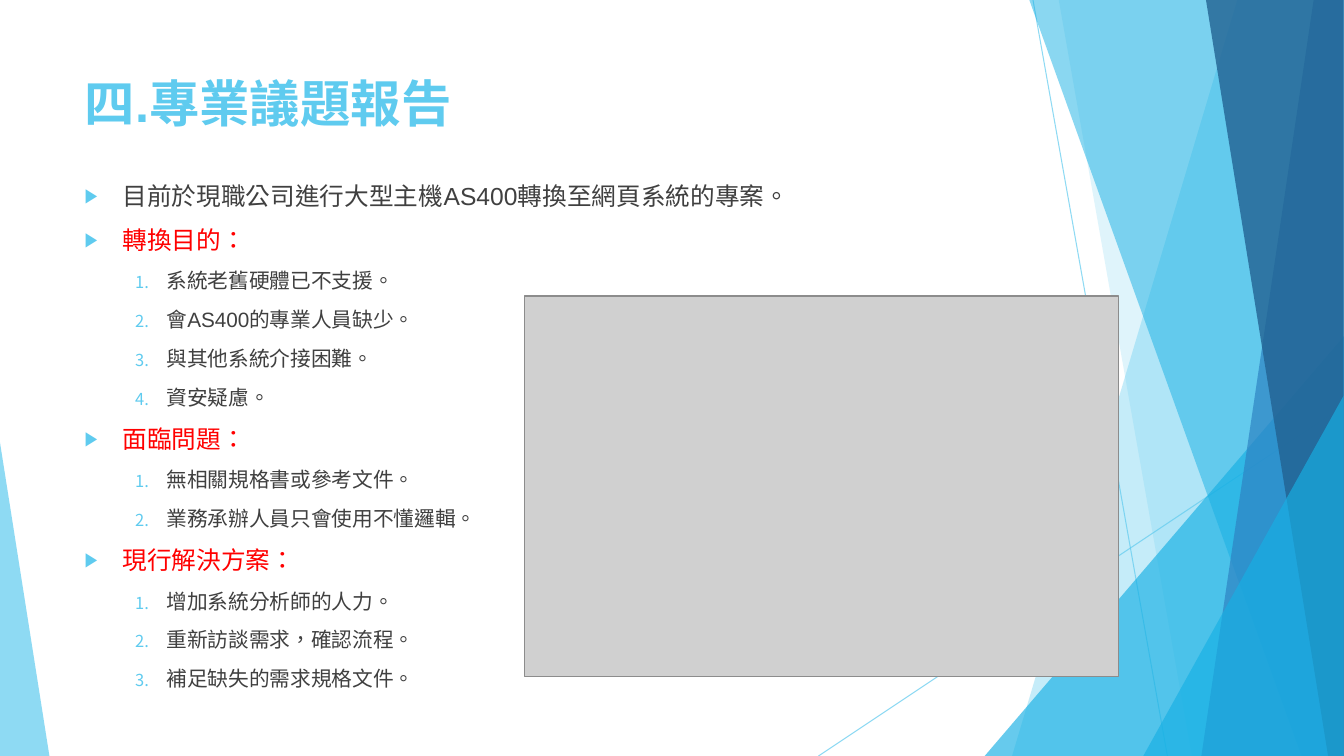
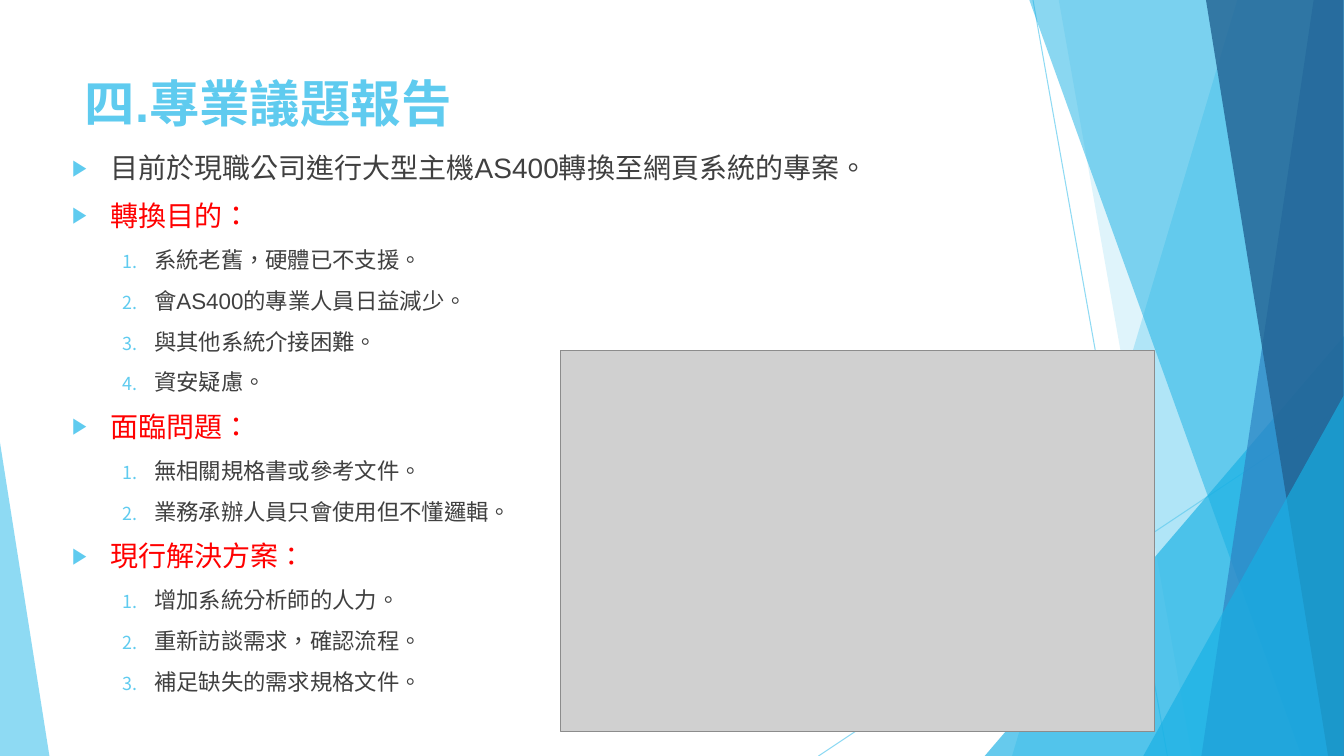
Before and after one commit to hrne/FINAL_REPORT, a slide deck: slide 6 of twu/面試/1100504_中華電信_企客分公司_涂宇欣_v2.pptx. Drawn at 1344x756 pixels with LibreOffice and Linux fonts; fonts in the diff are those of the drawing; grey boxes stand for pictures. Boxes give left, top, right and bottom in pixels: in the first picture for what was removed or moved away, otherwise in the second. Text is boxed around its words. In the diff, an @@ line names an element or a change of style, - is before the commit and + after.

```diff
--- a/twu/面試/1100504_中華電信_企客分公司_涂宇欣_v2.pptx
+++ b/twu/面試/1100504_中華電信_企客分公司_涂宇欣_v2.pptx
@@ text "目前於現職公司進行大型主機AS400轉換至網頁系統的專案。": place and size @@
-text "目前於現職公司進行大型主機AS400轉換至網頁系統的專案。" at bbox=[123, 184, 790, 688]
+text "目前於現職公司進行大型主機AS400轉換至網頁系統的專案。" at bbox=[110, 154, 867, 692]
@@ text at bbox=[110, 154, 867, 692]: size 17.6 to 20 pt in "目前於現職公司進行大型主機AS400轉換至網頁系統的專案。", "轉換目的：", "面臨問題：", "現行解決方案："; size 14.8 to 16 pt in "與其他系統介接困難。", "資安疑慮。", "無相關規格書或參考文件。", "增加系統分析師的人力。" and 2 more places; size 17.6 to 19 pt in "現行解決方案：" @@
@@ text at bbox=[154, 249, 467, 311]: text changed; size 14.8 to 16 pt @@
-  1. 系統老舊硬體已不支援。
-  2. 會AS400的專業人員缺少。
+  1. 系統老舊，硬體已不支援。
+  2. 會AS400的專業人員日益減少。
@@ picture: place and size @@
-picture at bbox=[524, 296, 1118, 677]
+picture at bbox=[561, 351, 1154, 731]
@@ text at bbox=[154, 501, 511, 522]: text changed; size 14.8 to 16 pt @@
-  2. 業務承辦人員只會使用不懂邏輯。
+  2. 業務承辦人員只會使用但不懂邏輯。
```
Also in this commit, not shown: 3 other slides changed, 4 other files.
